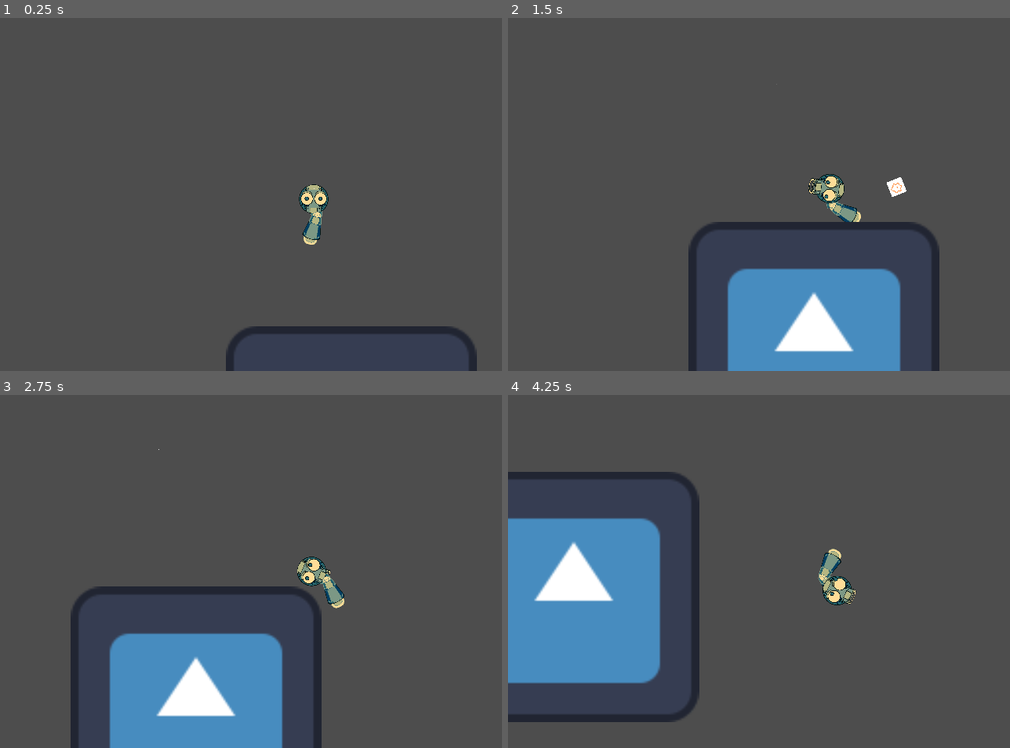
Above: before the commit, frames 1-4 (two rows, left to right).
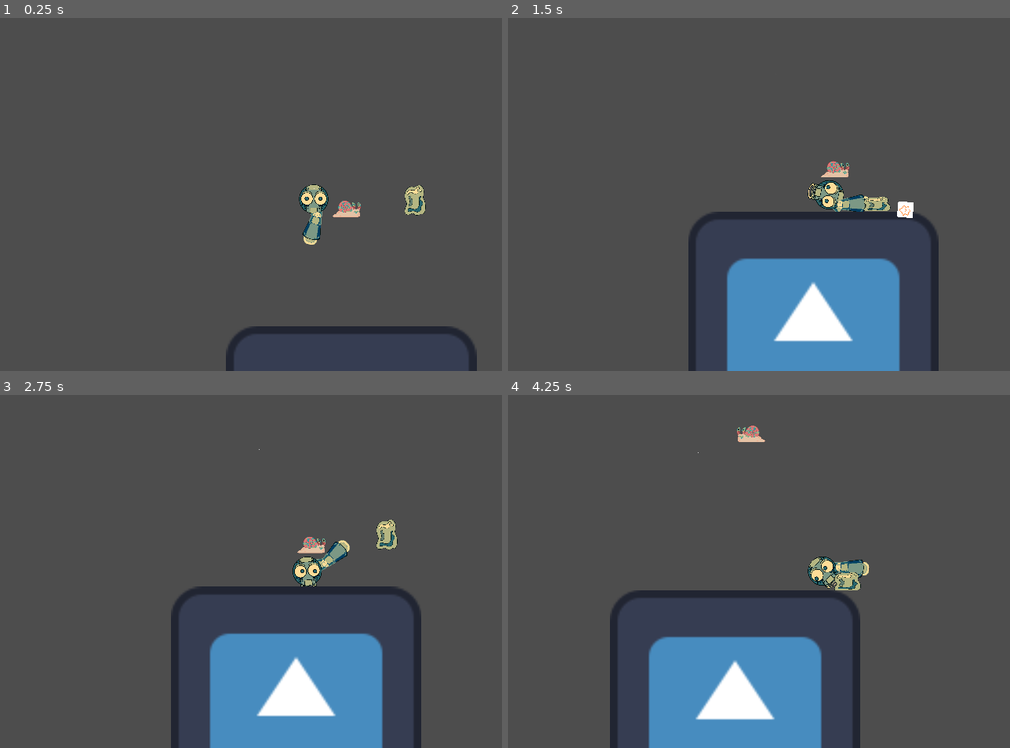
Above: after the commit, the same moments.

Repository: PiotrusWatson/MeetYourMaker
Game: Godot game, scene res://WorldScenes/PiotrusWorld.tscn
Two runs of this game, one before a commit and one after it. Both use one fixed random seed, a clock stepped at 60 frames per second and the inputs below. The engine's default icon, where the game draws it, is replaced by a stand-in: a white triangle on a blue panel in a dark square.
Inputs (mouse positions are in pixels of both pictures, inside the frame that each line leads up to):
- Up to frame 1 (0.25 s): no input
- Up to frame 2 (1.5 s): move the mouse to (959, 176) at 0.52 s; hold Space (Jump) 0.53-1.28 s; hold D (Right) from 0.53 s (still down); move the mouse to (698, 212) at 1.27 s; click (698, 212) at 1.35 s
- Up to frame 3 (2.75 s): tap Space (Jump) at 1.52, 1.55, 1.82 s; move the mouse to (376, 493) at 2.02 s; release D (Right) at 2.03 s; hold A (Left) from 2.03 s (still down); hold Space (Jump) from 2.03 s (still down)
- Up to frame 4 (4.25 s): move the mouse to (789, 642) at 2.77 s; release A (Left) at 2.78 s; release Space (Jump) at 2.78 s; hold D (Right) from 2.78 s (still down); click (789, 642) at 2.85 s; tap Space (Jump) at 3.02, 3.05, 3.32 s; move the mouse to (1009, 624) at 3.52 s; hold Space (Jump) from 3.53 s (still down)

The runs differ from the first frame. In frame 1, 0.5% of the frame differs, in the area x 66-85%, y 47-57%; in frame 2, 5.9%; in frame 3, 18%; in frame 4, 30%, in the area x 0-73%, y 8-100%.

Commit message:
Snail and Slime move correctly, deal damage and die

Diff:
--- a/Scenes/Slime/Slime.gd
+++ b/Scenes/Slime/Slime.gd
@@ -1,31 +1,63 @@
 extends CharacterBody2D
 
-@export var gravity = 1000
+@export var gravity = 2000
 @export var speed = 1000
-@export var jump_speed = -1000
+@export var jump_speed = -1500
 @export var jump_cooldown = 5
+@export var damage_to_player = 1
+
 const UP = Vector2(0,-1)
+
+var animatedsprite
+var start_jump_timer = 0.4
+var start_jump= true
+var start_start_jump_timer = true
+
+var airborne = false
 var player
 var attack = false
 var jump_timer = false
+var dead = false
+
+func _ready():
+	$AnimatedSprite2D.animation = "slime_default"
+	$AnimatedSprite2D.play()
 
 func _physics_process(delta):
+	if dead:
+		return
+
 	velocity.y += gravity * delta
 
+	if airborne and $AnimatedSprite2D.animation != "slime_death":
+		$AnimatedSprite2D.animation = "slime_jump"
+
+	if airborne and is_on_floor():
+		$SlimeMoveSound.play()
+		airborne = false
 
 	if attack and jump_timer and is_on_floor():
-		player = get_node("../Player")
-		var direction = (player.position - self.position).normalized()
-		velocity.y += jump_speed
-		velocity.x = direction.x * speed
-		jump_timer = false
-		get_node("JumpCooldown").start(jump_cooldown)
-		get_node("AnimatedSprite2D").play("slime_jump")
+		# If starting a jump, play the animation and start the timer to wait until the animation finishes
+		if start_jump:
+			$AnimatedSprite2D.animation = "slime_start_jump"
+			if start_start_jump_timer:
+				get_node("StartJumpTimer").start(start_jump_timer)
+				start_start_jump_timer = false
+		else:
+			player = get_node("../Player")
+			var direction = (player.position - self.position).normalized()
+			velocity.y += jump_speed
+			velocity.x = direction.x * speed
+			jump_timer = false
+			get_node("JumpCooldown").start(jump_cooldown)
 	elif is_on_floor():
-		get_node("AnimatedSprite2D").play("slime_default")
+		$AnimatedSprite2D.animation = "slime_default"
 		velocity.x = 0
+	else:
+		airborne = true
 
 	move_and_slide()
+
 
 func _on_player_detect_body_entered(body):
 	if body.name == "Player":
@@ -37,6 +69,34 @@
 		attack = false
 
 
-func _on_timer_timeout():
-	print("HELLO")
+func _on_start_jump_timer_timeout():
+	start_jump = false
+
+
+func _on_jump_cooldown_timeout():
 	jump_timer = true
+	start_jump = true
+	start_start_jump_timer = true
+
+
+func _on_player_on_top_body_entered(body):
+	if body.name == "Player":
+		death()
+
+
+func _on_player_collider_body_entered(body):
+	if body.name == "Player":
+		body.damage(damage_to_player)
+
+
+func _on_health_dead():
+	death()
+
+func death():
+	velocity.x = 0
+	attack = false
+	dead = true
+	$AnimatedSprite2D.animation = "slime_death"
+	$AnimatedSprite2D.play()
+	await $AnimatedSprite2D.animation_finished
+	queue_free()
--- a/Scenes/Slime/slime.tscn
+++ b/Scenes/Slime/slime.tscn
@@ -1,15 +1,28 @@
-[gd_scene load_steps=11 format=3 uid="uid://bube8rtyfyjr0"]
+[gd_scene load_steps=15 format=3 uid="uid://bube8rtyfyjr0"]
 
 [ext_resource type="Script" path="res://Scenes/Slime/Slime.gd" id="1_db1c1"]
 [ext_resource type="Texture2D" uid="uid://cmmhbii7dxyrn" path="res://Sprites/slime_default.png" id="2_crxrw"]
-[ext_resource type="Texture2D" uid="uid://de4fh7lh5be4r" path="res://Sprites/slime_compressed_horizontally_1.png" id="3_5fb5h"]
+[ext_resource type="PackedScene" uid="uid://1nsyv04ph5ji" path="res://Scenes/Components/health.tscn" id="2_e47p0"]
+[ext_resource type="Texture2D" uid="uid://drrakta4m8k4t" path="res://Sprites/temp_death_1.png" id="3_a2ihk"]
+[ext_resource type="Texture2D" uid="uid://b5q7bdmov2hkt" path="res://Sprites/temp_death_2.png" id="4_j384r"]
 [ext_resource type="Texture2D" uid="uid://fndl4uj8dehx" path="res://Sprites/slime_compressed_vertically_1.png" id="4_w5sl6"]
 [ext_resource type="Texture2D" uid="uid://c0m1s5g2qkcob" path="res://Sprites/slime_compressed_vertically_2.png" id="5_a5srn"]
-[ext_resource type="Texture2D" uid="uid://owpoapc8je5p" path="res://Sprites/slime_compressed_horizontally_2.png" id="6_dt3kt"]
 [ext_resource type="Texture2D" uid="uid://dodf1oywyt45" path="res://Sprites/slime_compressed_horizontally_3.png" id="7_2vqxc"]
+[ext_resource type="AudioStream" uid="uid://c5ej4p12i6ftk" path="res://Audio/MobSounds/Slime/Slime_Movement_1.ogg" id="9_s0wlm"]
 
 [sub_resource type="SpriteFrames" id="SpriteFrames_gdm4n"]
 animations = [{
+"frames": [{
+"duration": 1.0,
+"texture": ExtResource("3_a2ihk")
+}, {
+"duration": 1.0,
+"texture": ExtResource("4_j384r")
+}],
+"loop": false,
+"name": &"slime_death",
+"speed": 5.0
+}, {
 "frames": [{
 "duration": 1.0,
 "texture": ExtResource("2_crxrw")
@@ -20,23 +33,13 @@
 }, {
 "frames": [{
 "duration": 1.0,
-"texture": ExtResource("4_w5sl6")
+"texture": ExtResource("7_2vqxc")
+}],
+"loop": false,
+"name": &"slime_jump",
+"speed": 2.0
 }, {
-"duration": 1.0,
-"texture": ExtResource("3_5fb5h")
-}, {
-"duration": 1.0,
-"texture": ExtResource("6_dt3kt")
-}, {
-"duration": 1.0,
-"texture": ExtResource("7_2vqxc")
-}, {
-"duration": 1.0,
-"texture": ExtResource("6_dt3kt")
-}, {
-"duration": 1.0,
-"texture": ExtResource("3_5fb5h")
-}, {
+"frames": [{
 "duration": 1.0,
 "texture": ExtResource("4_w5sl6")
 }, {
@@ -46,27 +49,36 @@
 "duration": 1.0,
 "texture": ExtResource("4_w5sl6")
 }],
-"loop": true,
-"name": &"slime_jump",
-"speed": 5.0
+"loop": false,
+"name": &"slime_start_jump",
+"speed": 7.7
 }]
 
 [sub_resource type="RectangleShape2D" id="RectangleShape2D_vbtay"]
-size = Vector2(320, 261)
+size = Vector2(320, 230)
 
 [sub_resource type="CircleShape2D" id="CircleShape2D_rmypw"]
-radius = 1500.0
+radius = 4202.77
+
+[sub_resource type="RectangleShape2D" id="RectangleShape2D_rvdhf"]
+size = Vector2(277, 106)
+
+[sub_resource type="RectangleShape2D" id="RectangleShape2D_uiktd"]
+size = Vector2(382, 148)
 
 [node name="Slime" type="CharacterBody2D"]
 script = ExtResource("1_db1c1")
 metadata/_edit_group_ = true
 
+[node name="Health" parent="." instance=ExtResource("2_e47p0")]
+max_health = 10
+
 [node name="AnimatedSprite2D" type="AnimatedSprite2D" parent="."]
 sprite_frames = SubResource("SpriteFrames_gdm4n")
-animation = &"slime_jump"
+animation = &"slime_death"
 
 [node name="CollisionShape2D" type="CollisionShape2D" parent="."]
-position = Vector2(-1, 10.5)
+position = Vector2(-1, 26)
 shape = SubResource("RectangleShape2D_vbtay")
 
 [node name="PlayerDetect" type="Area2D" parent="."]
@@ -77,6 +89,30 @@
 [node name="JumpCooldown" type="Timer" parent="."]
 autostart = true
 
+[node name="StartJumpTimer" type="Timer" parent="."]
+
+[node name="PlayerOnTop" type="Area2D" parent="."]
+
+[node name="CollisionShape2D" type="CollisionShape2D" parent="PlayerOnTop"]
+position = Vector2(-0.5, -76)
+shape = SubResource("RectangleShape2D_rvdhf")
+
+[node name="PlayerCollider" type="Area2D" parent="."]
+
+[node name="CollisionShape2D" type="CollisionShape2D" parent="PlayerCollider"]
+position = Vector2(1, 52)
+shape = SubResource("RectangleShape2D_uiktd")
+
+[node name="SlimeMoveSound" type="AudioStreamPlayer2D" parent="."]
+stream = ExtResource("9_s0wlm")
+
+[connection signal="dead" from="Health" to="." method="_on_health_dead"]
 [connection signal="body_entered" from="PlayerDetect" to="." method="_on_player_detect_body_entered"]
 [connection signal="body_exited" from="PlayerDetect" to="." method="_on_player_detect_body_exited"]
+[connection signal="timeout" from="JumpCooldown" to="." method="_on_jump_cooldown_timeout"]
 [connection signal="timeout" from="JumpCooldown" to="." method="_on_timer_timeout"]
+[connection signal="timeout" from="StartJumpTimer" to="." method="_on_start_jump_timer_timeout"]
+[connection signal="timeout" from="StartJumpTimer" to="." method="_on_start_jump_and_landing_timer_timeout"]
+[connection signal="area_entered" from="PlayerOnTop" to="." method="_on_player_on_top_area_entered"]
+[connection signal="body_entered" from="PlayerOnTop" to="." method="_on_player_on_top_body_entered"]
+[connection signal="body_entered" from="PlayerCollider" to="." method="_on_player_collider_body_entered"]
--- a/Scenes/Snail/Snail.gd
+++ b/Scenes/Snail/Snail.gd
@@ -1,23 +1,71 @@
-extends RigidBody2D
+extends CharacterBody2D
 
+@export var gravity = 2000
 @export var speed = 100
-var velocity = Vector2.ZERO
-var gravity = 10
+@export var damage_to_player = 1
 
+const UP = Vector2(0,-1)
 
-# Called when the node enters the scene tree for the first time.
+var start_jump_timer = 0.4
+var start_jump = true
+var start_start_jump_timer = true
+var attack = false
+var dead = false
+var player
+
 func _ready():
+	$AnimatedSprite2D.animation = "snail_move"
 	$AnimatedSprite2D.play()
 
 func _physics_process(delta):
+	if dead:
+		return
+
+	velocity.y += gravity * delta
 	velocity.x = speed
-	var collision = move_and_collide(velocity * delta)
-	velocity.y += gravity * delta
-	if collision:
-		speed *= -1
+	if attack:
+		player = get_node("../Player")
+		var direction = (player.position - self.position).normalized()
+		velocity.x = direction.x * speed
 
-# Called every frame. 'delta' is the elapsed time since the previous frame.
-func _process(delta):
-	position += velocity * delta
-	if velocity.x < 0 :
-		$AnimatedSprite2D.flip_h
+	if velocity.x < 0:
+		$AnimatedSprite2D.flip_h = true
+	else:
+		$AnimatedSprite2D.flip_h = false
+
+	if $AnimatedSprite2D.animation != "snail_death":
+		$AnimatedSprite2D.animation = "snail_move"
+
+	move_and_slide()
+
+
+func _on_player_detect_body_entered(body):
+	if body.name == "Player":
+		attack = true
+
+
+func _on_player_detect_body_exited(body):
+	if body.name == "Player":
+		attack = false
+
+
+func _on_health_dead():
+	death()
+
+
+func _on_player_on_top_body_entered(body):
+	if body.name == "Player":
+		death()
+
+
+func death():
+	velocity.x = 0
+	attack = false
+	dead = true
+	$AnimatedSprite2D.animation = "snail_death"
+	await $AnimatedSprite2D.animation_finished
+	queue_free()
+
+func _on_player_collider_body_entered(body):
+	if body.name == "Player":
+		player.damage(damage_to_player)
--- a/Scenes/Snail/snail.tscn
+++ b/Scenes/Snail/snail.tscn
@@ -1,11 +1,28 @@
-[gd_scene load_steps=6 format=3 uid="uid://00q3stnr7y01"]
+[gd_scene load_steps=12 format=3 uid="uid://00q3stnr7y01"]
 
 [ext_resource type="Script" path="res://Scenes/Snail/Snail.gd" id="1_1tpvc"]
+[ext_resource type="Texture2D" uid="uid://drrakta4m8k4t" path="res://Sprites/temp_death_1.png" id="2_6rknl"]
 [ext_resource type="Texture2D" uid="uid://b3rs1d8fsoxj" path="res://Sprites/snail_1.png" id="2_afnqq"]
 [ext_resource type="Texture2D" uid="uid://2j21r2my1jy0" path="res://Sprites/snail_2.png" id="3_nqfso"]
+[ext_resource type="Texture2D" uid="uid://b5q7bdmov2hkt" path="res://Sprites/temp_death_2.png" id="3_pbhw2"]
+[ext_resource type="PackedScene" uid="uid://1nsyv04ph5ji" path="res://Scenes/Components/health.tscn" id="6_pvx4h"]
+
+[sub_resource type="RectangleShape2D" id="RectangleShape2D_pumxq"]
+size = Vector2(416, 212)
 
 [sub_resource type="SpriteFrames" id="SpriteFrames_klyxe"]
 animations = [{
+"frames": [{
+"duration": 1.0,
+"texture": ExtResource("2_6rknl")
+}, {
+"duration": 1.0,
+"texture": ExtResource("3_pbhw2")
+}],
+"loop": false,
+"name": &"snail_death",
+"speed": 5.0
+}, {
 "frames": [{
 "duration": 1.0,
 "texture": ExtResource("2_afnqq")
@@ -18,18 +35,49 @@
 "speed": 5.0
 }]
 
-[sub_resource type="RectangleShape2D" id="RectangleShape2D_pumxq"]
-size = Vector2(416, 212)
+[sub_resource type="CircleShape2D" id="CircleShape2D_18ynt"]
+radius = 3000.0
 
-[node name="Snail" type="RigidBody2D"]
+[sub_resource type="RectangleShape2D" id="RectangleShape2D_hlh8b"]
+size = Vector2(348, 84)
+
+[sub_resource type="RectangleShape2D" id="RectangleShape2D_sx7o7"]
+size = Vector2(453, 147)
+
+[node name="Snail" type="CharacterBody2D"]
 position = Vector2(566, 232)
 script = ExtResource("1_1tpvc")
 metadata/_edit_group_ = true
 
-[node name="AnimatedSprite2D" type="AnimatedSprite2D" parent="."]
-sprite_frames = SubResource("SpriteFrames_klyxe")
-animation = &"snail_move"
-
 [node name="CollisionShape2D" type="CollisionShape2D" parent="."]
 position = Vector2(0, 52)
 shape = SubResource("RectangleShape2D_pumxq")
+
+[node name="AnimatedSprite2D" type="AnimatedSprite2D" parent="."]
+sprite_frames = SubResource("SpriteFrames_klyxe")
+animation = &"snail_death"
+
+[node name="PlayerDetect" type="Area2D" parent="."]
+
+[node name="CollisionShape2D" type="CollisionShape2D" parent="PlayerDetect"]
+visible = false
+shape = SubResource("CircleShape2D_18ynt")
+
+[node name="PlayerOnTop" type="Area2D" parent="."]
+
+[node name="CollisionShape2D" type="CollisionShape2D" parent="PlayerOnTop"]
+position = Vector2(2, -32)
+shape = SubResource("RectangleShape2D_hlh8b")
+
+[node name="PlayerCollider" type="Area2D" parent="."]
+
+[node name="CollisionShape2D" type="CollisionShape2D" parent="PlayerCollider"]
+position = Vector2(4.5, 84.5)
+shape = SubResource("RectangleShape2D_sx7o7")
+
+[node name="Health" parent="." instance=ExtResource("6_pvx4h")]
+
+[connection signal="body_entered" from="PlayerDetect" to="." method="_on_player_detect_body_entered"]
+[connection signal="body_entered" from="PlayerOnTop" to="." method="_on_player_on_top_body_entered"]
+[connection signal="body_entered" from="PlayerCollider" to="." method="_on_player_collider_body_entered"]
+[connection signal="dead" from="Health" to="." method="_on_health_dead"]
--- a/WorldScenes/PiotrusWorld.tscn
+++ b/WorldScenes/PiotrusWorld.tscn
@@ -1,11 +1,13 @@
-[gd_scene load_steps=8 format=3 uid="uid://dme5fnnb22w0y"]
+[gd_scene load_steps=10 format=3 uid="uid://dme5fnnb22w0y"]
 
 [ext_resource type="Script" path="res://WorldScenes/Signals.gd" id="1_byl28"]
 [ext_resource type="PackedScene" uid="uid://c1ebx3hdak1hs" path="res://Scenes/Prefabs/player.tscn" id="1_f1sax"]
-[ext_resource type="PackedScene" uid="uid://bkte1oagx1dyf" path="res://Scenes/Prefabs/god.tscn" id="1_f2xs5"]
+[ext_resource type="PackedScene" path="res://Scenes/Prefabs/god.tscn" id="1_f2xs5"]
 [ext_resource type="PackedScene" uid="uid://gvojwq0l0xs7" path="res://Scenes/Placeholder/placeholder_floor.tscn" id="2_rsfd5"]
 [ext_resource type="PackedScene" uid="uid://dwjmfsax82oku" path="res://Scenes/Prefabs/follow_camera.tscn" id="4_ejwi2"]
+[ext_resource type="PackedScene" uid="uid://bube8rtyfyjr0" path="res://Scenes/Slime/slime.tscn" id="6_4ha73"]
 [ext_resource type="Script" path="res://WorldScenes/HealthBar.gd" id="6_ny1hk"]
+[ext_resource type="PackedScene" uid="uid://00q3stnr7y01" path="res://Scenes/Snail/snail.tscn" id="8_pi065"]
 
 [sub_resource type="TileSet" id="TileSet_8uq1b"]
 
@@ -39,3 +41,8 @@
 offset_right = 8.0
 offset_bottom = 16.0
 script = ExtResource("6_ny1hk")
+
+[node name="Snail" parent="." instance=ExtResource("8_pi065")]
+
+[node name="Slime" parent="." instance=ExtResource("6_4ha73")]
+position = Vector2(1616, 121)
Not shown, added: Audio/MobSounds/Slime/Slime_Movement_1.ogg.import
Not shown, added: Audio/MobSounds/Slime/Slime_Movement_2.ogg.import
Not shown, added: Audio/MobSounds/Slime/Slime_Movement_3.ogg.import
Not shown, added: Sprites/robot_jet_sprite.png.import
Binary file changed: Sprites/slime_compressed_vertically_1.png
Binary file changed: Sprites/slime_compressed_vertically_2.png
Binary file added: Sprites/temp_death_1.png
Not shown, added: Sprites/temp_death_1.png.import
Binary file added: Sprites/temp_death_2.png
Not shown, added: Sprites/temp_death_2.png.import
Not shown, added: Audio/MobSounds/Slime/Slime_Movement_1.ogg
Not shown, added: Audio/MobSounds/Slime/Slime_Movement_2.ogg
(and 1 more such lines)
